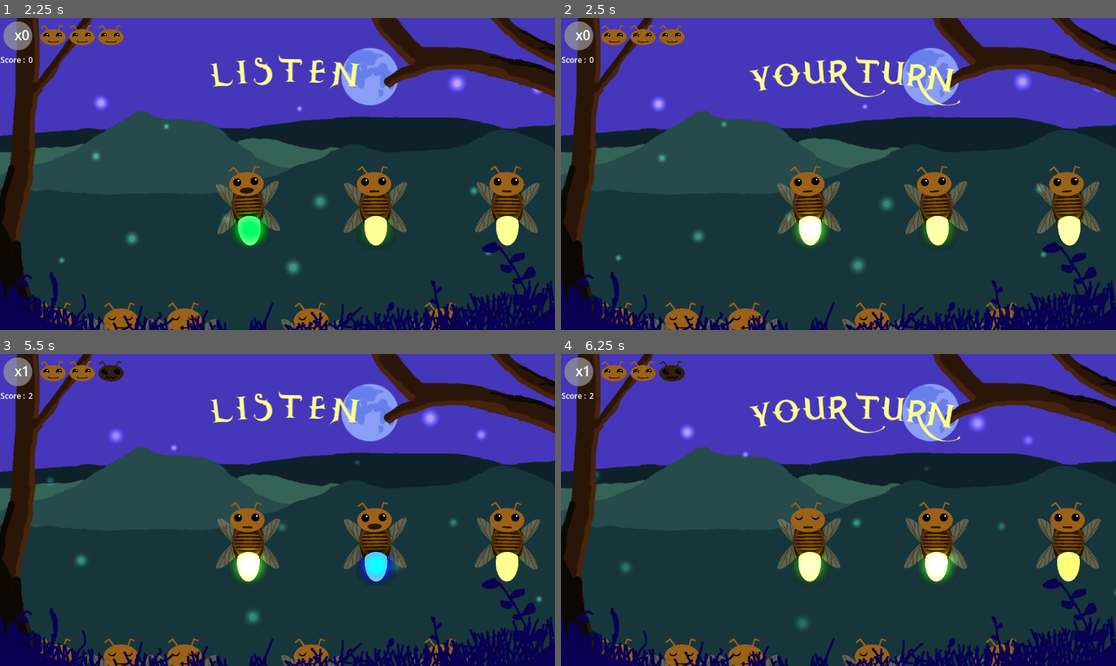
Above: before the commit, frames 1-4 (two rows, left to right).
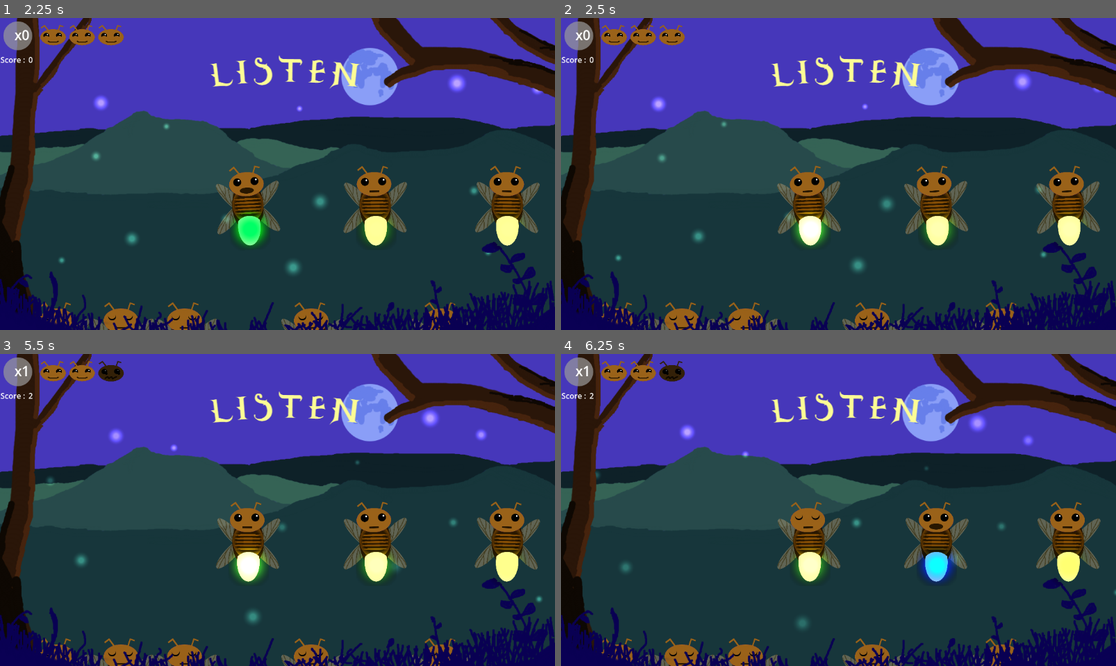
Above: after the commit, the same moments.

Repository: Kaijiro/ld56
Game: Godot game, scene res://scenes/menu.tscn
Same seed, same stepped clock (60 frames per second), same inputs: the game is played once before the commit and once after it. Sound files missing from this copy of the repository are replaced by a short silence.
Inputs (mouse positions are in pixels of both pictures, inside the frame that each line leads up to):
- Up to frame 1 (2.25 s): click "Classic mode" at 0.5 s; move the mouse to (249, 208) at 1.27 s; click (249, 208) at 1.35 s; move the mouse to (377, 208) at 2.02 s; click (377, 208) at 2.1 s
- Up to frame 2 (2.5 s): no input
- Up to frame 3 (5.5 s): move the mouse to (505, 544) at 2.77 s; click (505, 544) at 2.85 s; move the mouse to (249, 572) at 3.52 s; click (249, 572) at 3.6 s; move the mouse to (444, 556) at 4.27 s; click (444, 556) at 4.35 s; move the mouse to (111, 463) at 5.02 s; click (111, 463) at 5.1 s
- Up to frame 4 (6.25 s): move the mouse to (866, 510) at 5.77 s; click (866, 510) at 5.85 s

Frame 1 is identical in both runs. In frame 2, 1.7% of the frame differs, in the area x 33-72%, y 12-29%; in frame 3, 0.8%; in frame 4, 2.5%, in the area x 33-72%, y 12-74%.

Commit message:
Restore waiting time between each singing fireflies

Diff:
--- a/scripts/sequencer.gd
+++ b/scripts/sequencer.gd
@@ -85,7 +85,7 @@
 
     for node in self.sequence:
         await node.sing()
-        #await get_tree().create_timer(.3).timeout
+        await get_tree().create_timer(.3).timeout
     get_tree().create_tween().tween_property(self.ld_logo,"position",Vector2(1205,540),0.25)
     self.ui_listen.visible = false
 
Not shown: 1 places in scenes/creative.tscn that only renumber resources
Not shown: 1 places in scenes/ld_56.tscn that only renumber resources
